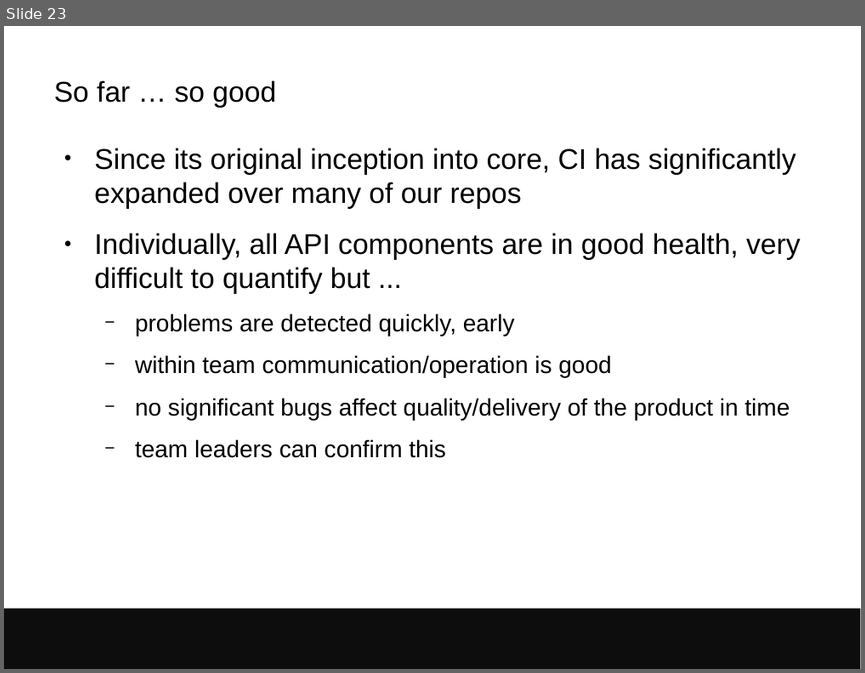
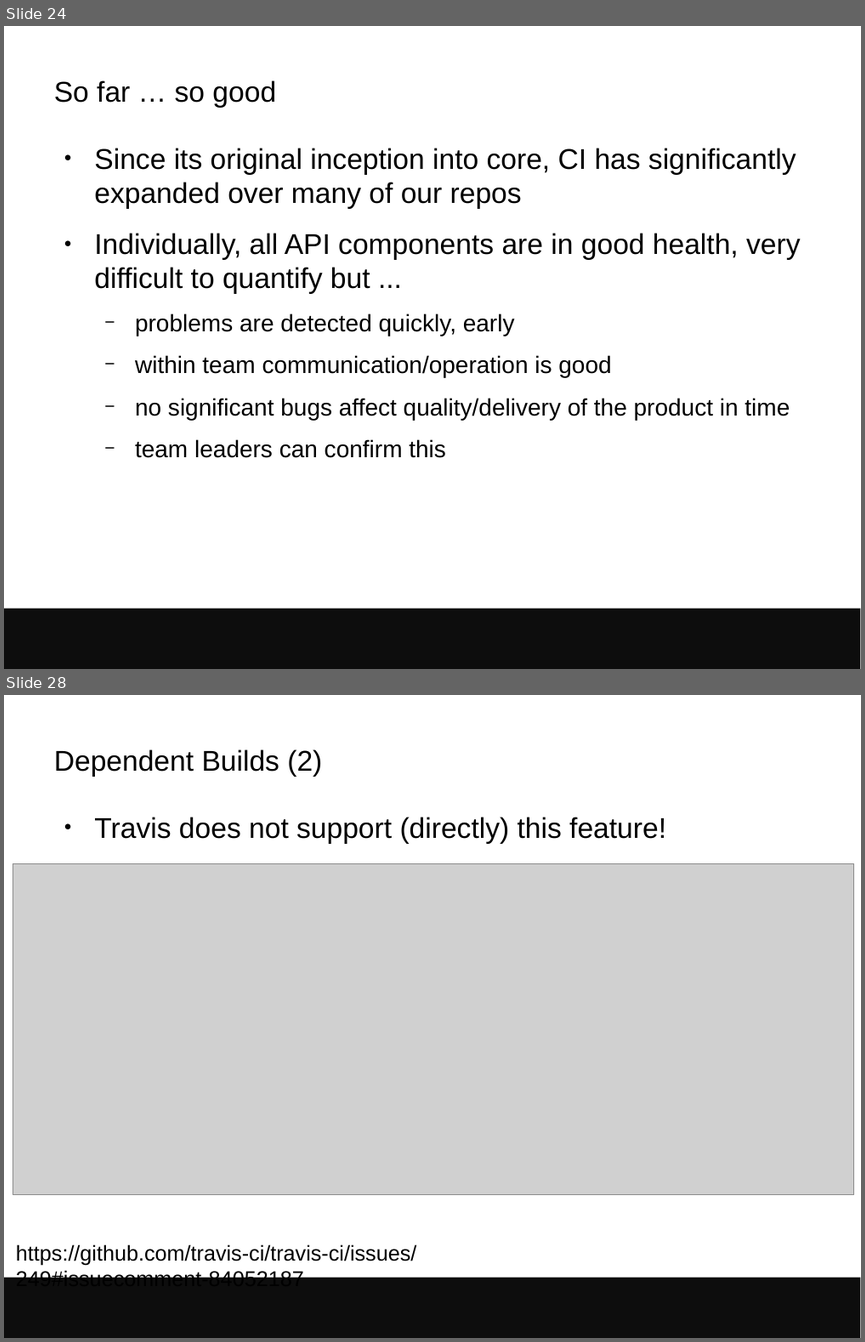
Before and after one commit to avullo/presentations, a slide deck: 2017/data-review-12-17/talk.odp. Shown one above the other, each under a label of ours: slide 23 before the commit, slides 24 and 28 after it; the slides between them are not shown. The pictures are 865x673 and 865x1342 pixels, drawn with LibreOffice and Linux fonts; fonts in the diff are those of the drawing; grey boxes stand for pictures; background and template pictures are left out. Boxes give left, top, right and bottom in pixels: in the first picture for what was removed or moved away, otherwise in the second. Text is boxed around its words. In the diff, an @@ line names an element or a change of style, - is before the commit and + after.

Commit message:
More into CI in Ensembl, started dependent build section.

```diff
--- a/2017/data-review-12-17/talk.odp
+++ b/2017/data-review-12-17/talk.odp
@@ slide 28 added at (4,695,861,1338), background #FFFFFF; not listed: 1 template element that a slide beside it also shows @@
@@ title added at (54,749,322,777), 24 pt, text #000000 @@
+Dependent Builds (2)
@@ text added at (94,817,666,844), 24 pt, text #000000 @@
+● Travis does not support (directly) this feature!
@@ picture added at (12,864,854,1195) @@
@@ text added at (16,1244,416,1277), 18 pt, text #000000 @@
+https://github.com/travis-ci/travis-ci/issues/249#issuecomment-84052187
@@ what was slide 23 is now slide 24 @@
```
Also in this commit, not shown: 3 slides changed, 9 other slides added.
